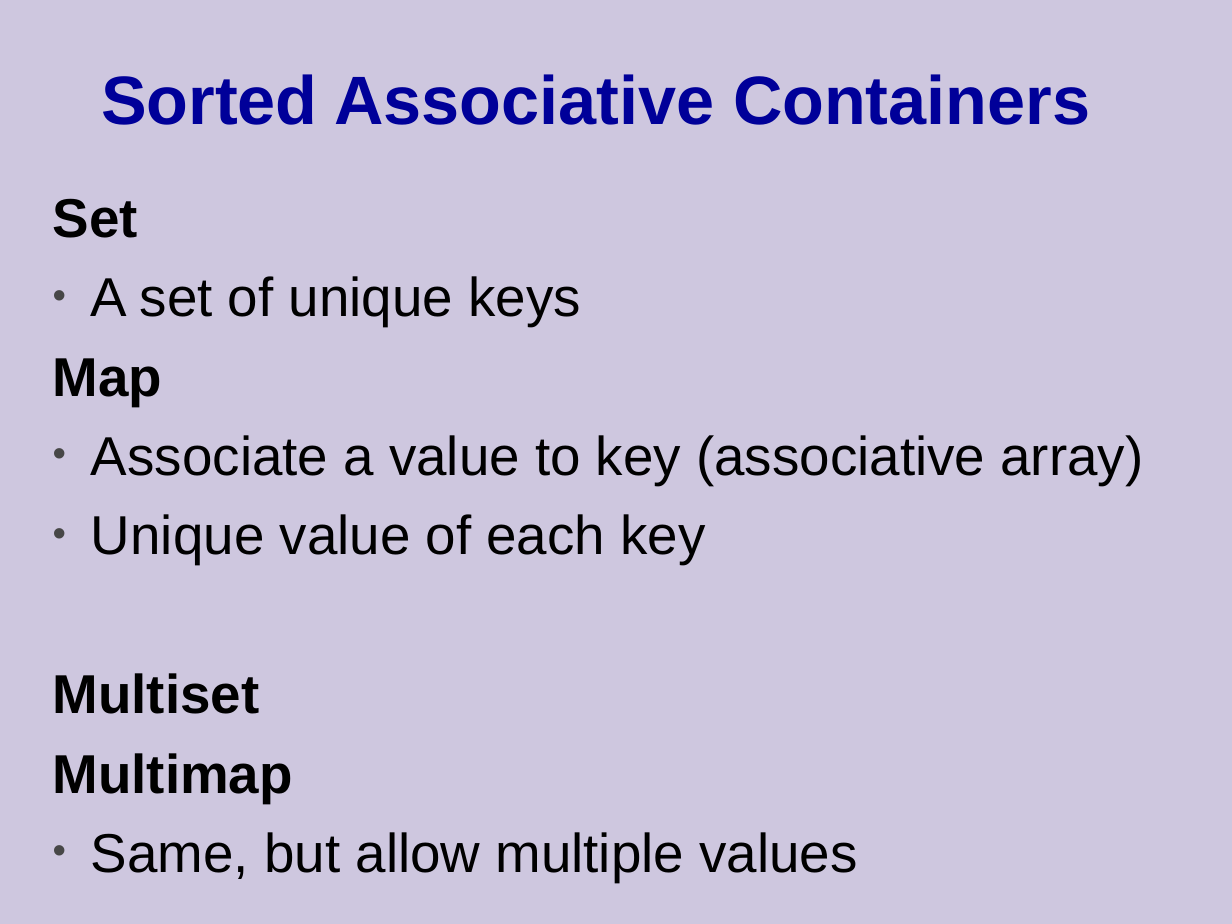
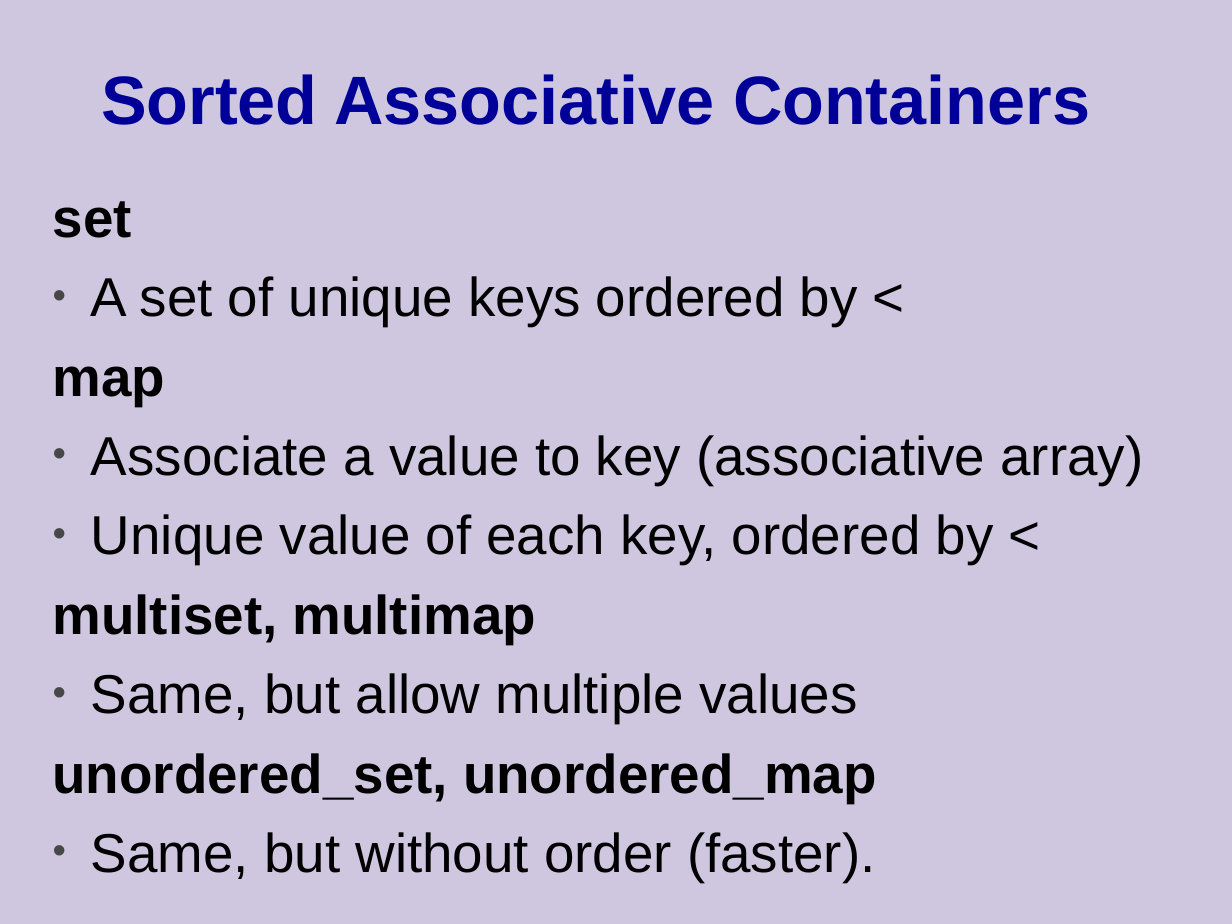
Before and after one commit to cpp-at-ariel/cpp-5778, a slide deck: slide 46 of week10-stl/slides-1-stl.odp. Drawn at 1232x924 pixels with LibreOffice and Linux fonts; fonts in the diff are those of the drawing. Boxes give left, top, right and bottom in pixels: in the first picture for what was removed or moved away, otherwise in the second. Text is boxed around its words. In the diff, an @@ line names an element or a change of style, - is before the commit and + after.

```diff
--- a/week10-stl/slides-1-stl.odp
+++ b/week10-stl/slides-1-stl.odp
@@ text at bbox=[53, 201, 858, 406]: text changed @@
-Set
-• A set of unique keys
-Map
+set
+• A set of unique keys ordered by <
+map
@@ text at bbox=[53, 514, 994, 644]: text changed @@
-• Unique value of each key
-Multiset
-Multimap
+• Unique value of each key, ordered by <
+multiset, multimap
@@ text at bbox=[53, 753, 877, 882]: paragraphs added @@
+unordered_set, unordered_map
+• Same, but without order (faster).
```
Also in this commit, not shown: 7 other slides changed, 2 slides added, 1 slide removed, 38 other files.
